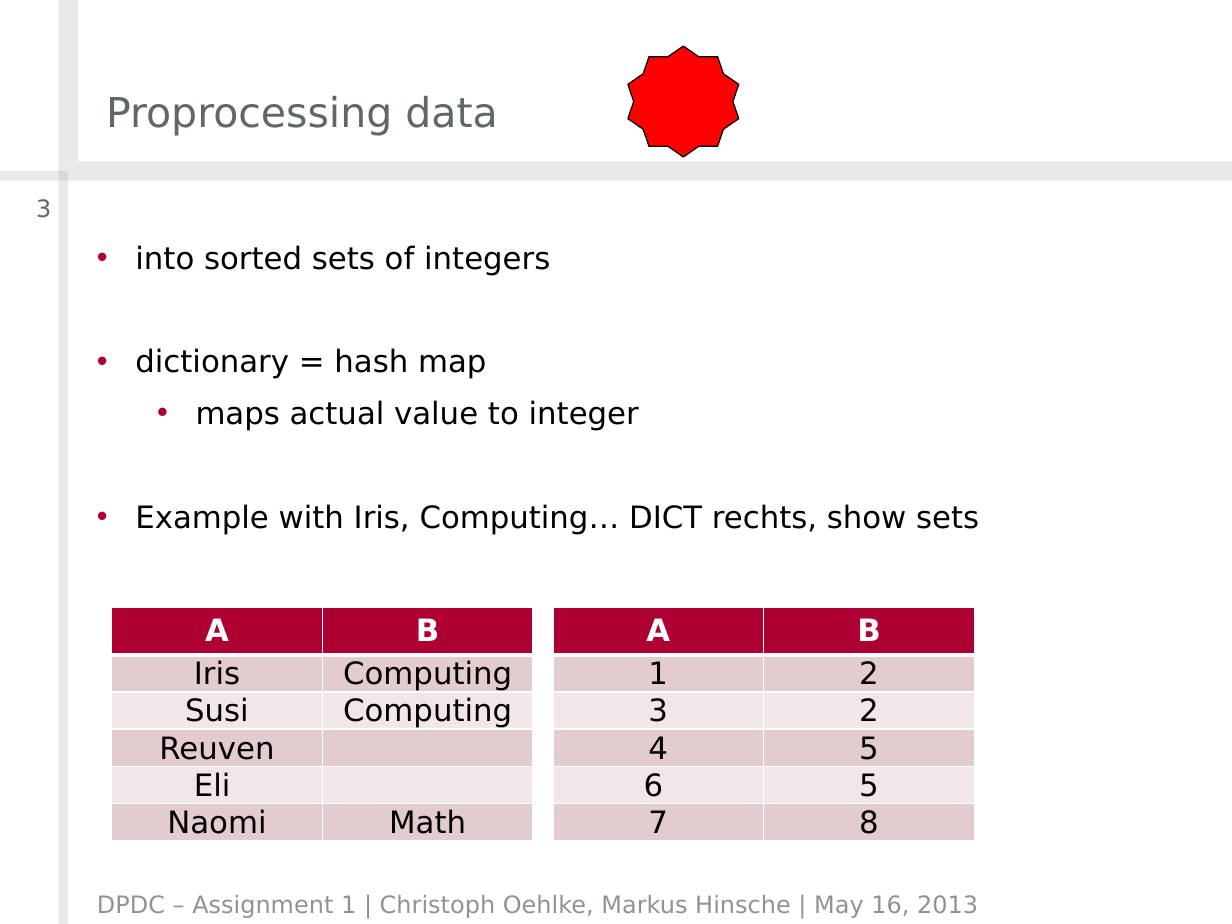
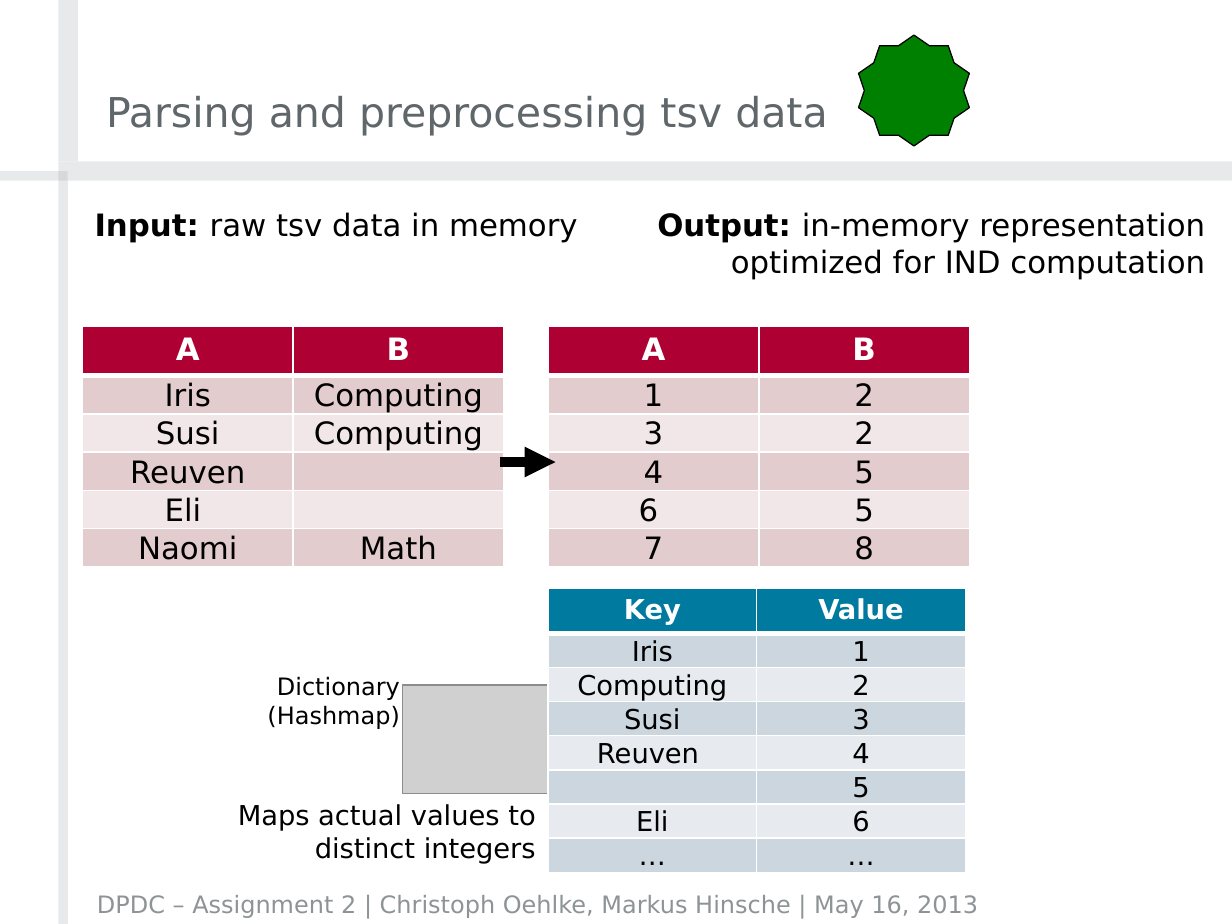
Before and after one commit to crizzy/dpdc-exercises, a slide deck: slide 11 of exercise2/DPDCAssignment2Group01.pptx (slide 3 before the commit). Drawn at 1232x924 pixels with LibreOffice and Linux fonts; fonts in the diff are those of the drawing; grey boxes stand for pictures; background and template pictures are left out. Boxes give left, top, right and bottom in pixels: in the first picture for what was removed or moved away, otherwise in the second. Text is boxed around its words. In the diff, an @@ line names an element or a change of style, - is before the commit and + after.

```diff
--- a/exercise2/DPDCAssignment2Group01.pptx
+++ b/exercise2/DPDCAssignment2Group01.pptx
@@ star removed at [628,46,739,156] @@
@@ star added at [859,36,970,147], fill #008000, outline #000000 0.75 pt @@
@@ title at [106,96,827,136]: text changed @@
-Proprocessing data
+Parsing and preprocessing tsv data
@@ page number removed at [36,199,51,218] @@
-3
@@ text added at [95,212,578,243], 18 pt, text #000000 @@
+Input: raw tsv data in memory
@@ text added at [657,212,1205,280], 18 pt, text #000000 @@
+Output: in-memory representation optimized for IND computation
@@ text removed at [135,245,979,534] @@
-• into sorted sets of integers
-• dictionary = hash map
-  • maps actual value to integer
-• Example with Iris, Computing… DICT rechts, show sets
@@ table: place and size @@
-table at [112,607,533,848]
+table at [83,326,504,567]
@@ table: place and size @@
-table at [553,607,975,848]
+table at [548,326,970,567]
@@ arrow added from (500, 462) to (556, 462), #000000 6 pt @@
@@ table added at [548,588,965,872], 8 rows, 2 columns @@
+Key | Value
+Iris | 1
+Computing | 2
+Susi | 3
+Reuven | 4
+ | 5
+Eli | 6
+… | …
@@ text added at [267,676,400,729], 14 pt, text #000000 @@
+Dictionary (Hashmap)
@@ picture added at [403,685,548,793] @@
@@ text added at [238,804,536,864], 16 pt, text #000000 @@
+Maps actual values to distinct integers
@@ text at [97,895,978,918]: text changed @@
-DPDC – Assignment 1 | Christoph Oehlke, Markus Hinsche | May 16, 2013
+DPDC – Assignment 2 | Christoph Oehlke, Markus Hinsche | May 16, 2013
```
Also in this commit, not shown: 14 other slides changed, 12 slides added, 2 slides removed, 1 other file.
